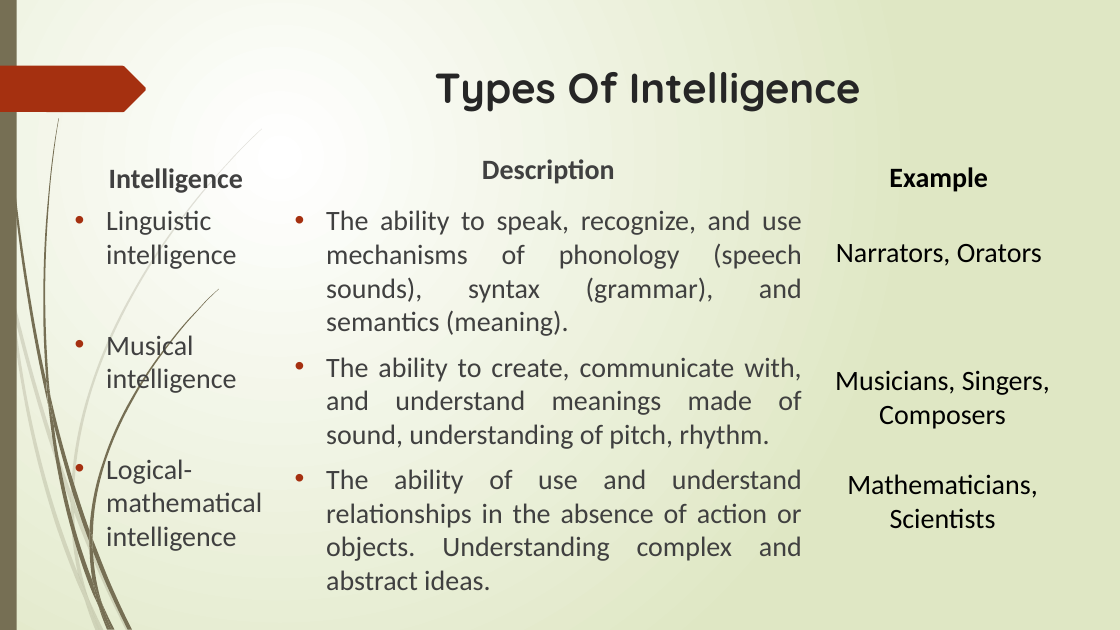
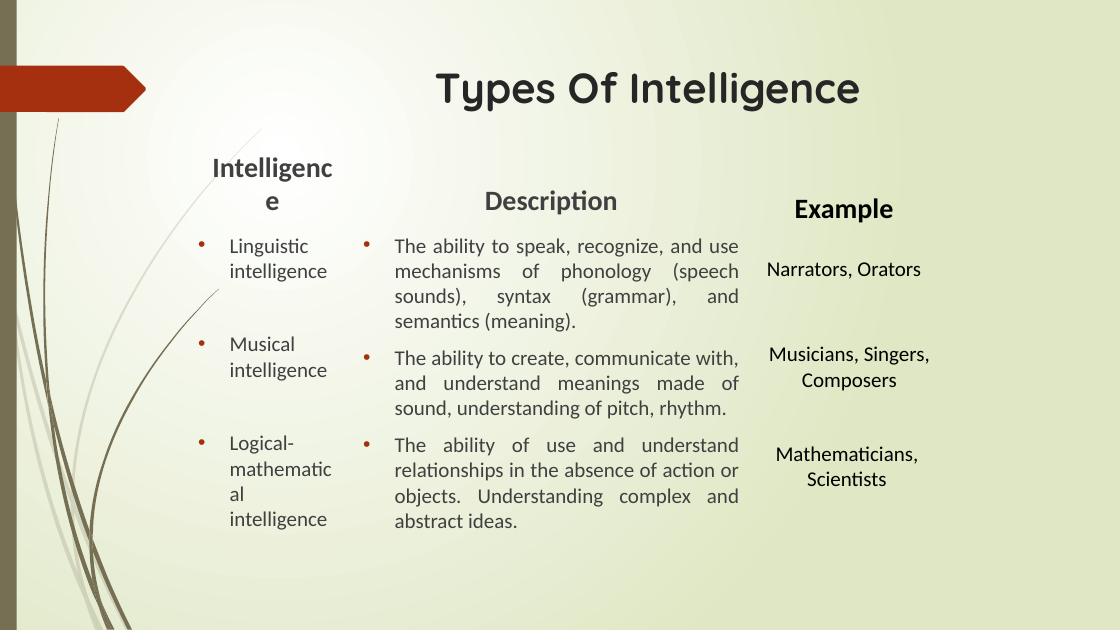
Before and after one commit to lalitgiri/Angular_Practice_Program, a slide deck: slide 6 of Ecommerce-Project/report data/colloquium.pptx. Drawn at 1120x630 pixels with LibreOffice and Linux fonts; fonts in the diff are those of the drawing. Boxes give left, top, right and bottom in pixels: in the first picture for what was removed or moved away, otherwise in the second. Text is boxed around its words. In the diff, an @@ line names an element or a change of style, - is before the commit and + after.

```diff
--- a/Ecommerce-Project/report data/colloquium.pptx
+++ b/Ecommerce-Project/report data/colloquium.pptx
@@ text "Intelligence" rewrapped from (109,168,243,193) to (230,263,328,282) @@
@@ text "Description": place and size @@
-text "Description" at (482,159,615,184)
+text "Description" at (485,190,618,215)
@@ text "Example": place and size @@
-text "Example" at (889,167,988,192)
+text "Example" at (795,198,894,223)
@@ text "Linguistic intelligence": place and size @@
-text "Linguistic intelligence" at (106,210,262,551)
+text "Linguistic intelligence" at (230,238,328,530)
@@ text "The ability to speak, recognize, ...": place and size @@
-text "The ability to speak, recognize, ..." at (326,210,802,561)
+text "The ability to speak, recognize, ..." at (395,238,739,507)
@@ text "Narrators, Orators": place and size @@
-text "Narrators, Orators" at (836,244,1042,266)
+text "Narrators, Orators" at (767,262,921,279)
@@ text "Musicians, Singers, Composers": place and size @@
-text "Musicians, Singers, Composers" at (835,370,1050,429)
+text "Musicians, Singers, Composers" at (769,346,930,391)
@@ size 24 to 18 pt in 5 elements at (395,238,739,507), (767,262,921,279), (230,238,328,530), (769,346,930,391), (776,446,919,486) @@
@@ text "Mathematicians, Scientists": place and size @@
-text "Mathematicians, Scientists" at (847,474,1037,529)
+text "Mathematicians, Scientists" at (776,446,919,486)
```
Also in this commit, not shown: 28 other slides changed, 2 other files.
